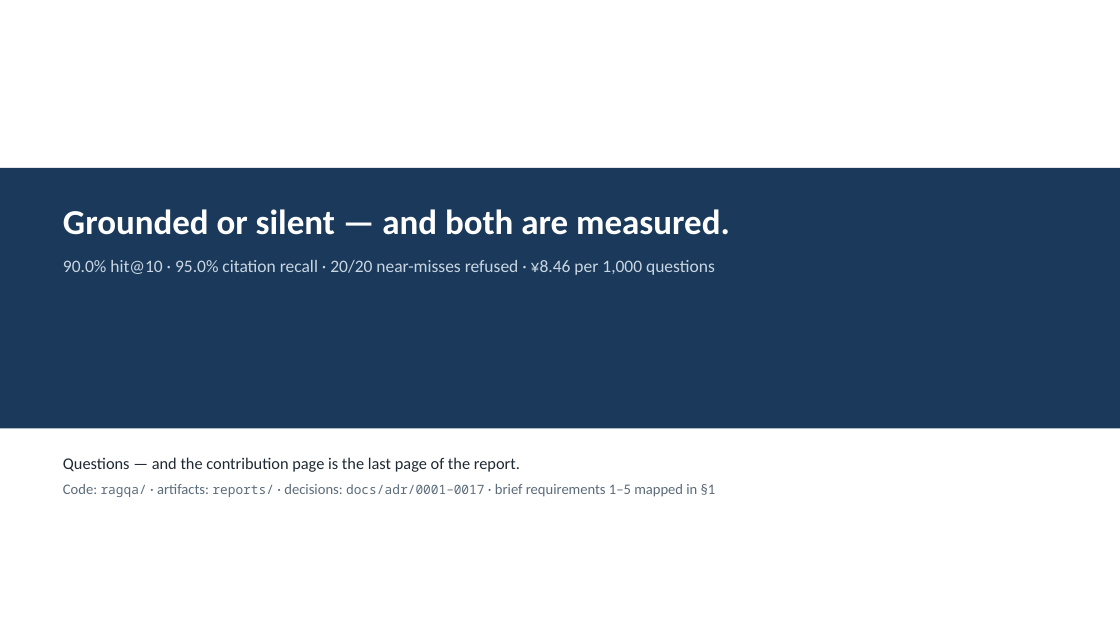
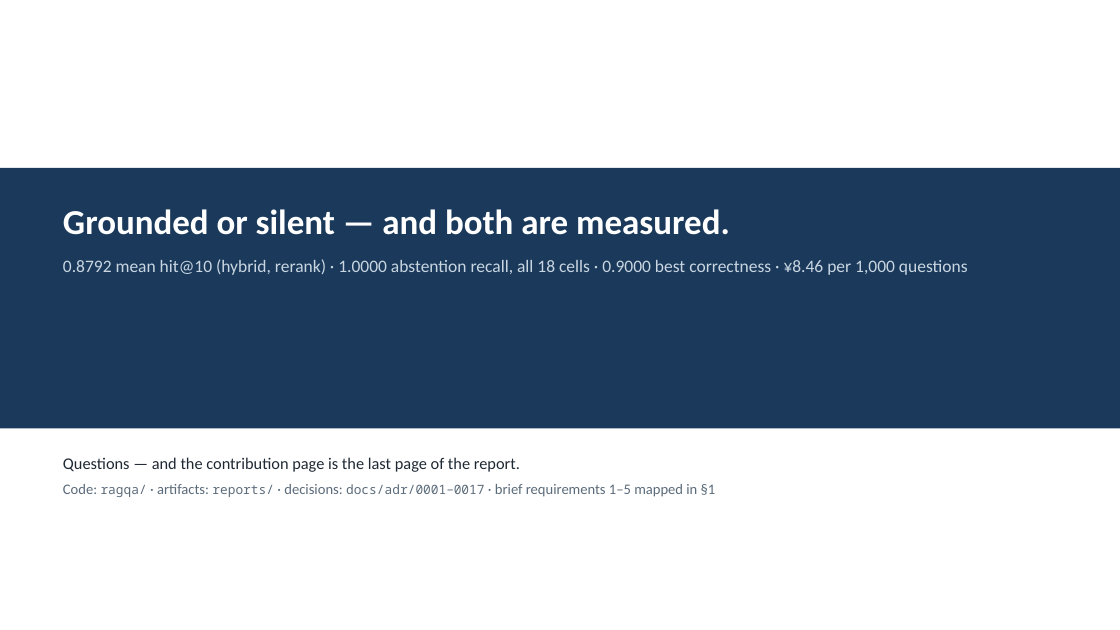
Before and after one commit to JHB11Hinson/cs5481-topic5-rag, a slide deck: slide 15 of reports/slides.pptx (slide 14 before the commit). Drawn at 1120x630 pixels with LibreOffice and Linux fonts; fonts in the diff are those of the drawing. Boxes give left, top, right and bottom in pixels: in the first picture for what was removed or moved away, otherwise in the second. Text is boxed around its words. In the diff, an @@ line names an element or a change of style, - is before the commit and + after.

Commit message:
report(ticket 17): final numbers pass — eighteen cells, chunking, correctness, corrected costs

```diff
--- a/reports/slides.pptx
+++ b/reports/slides.pptx
@@ text at box(63, 259, 968, 275): text changed @@
-90.0% hit@10 · 95.0% citation recall · 20/20 near-misses refused · ¥8.46 per 1,000 questions
+0.8792 mean hit@10 (hybrid, rerank) · 1.0000 abstention recall, all 18 cells · 0.9000 best correctness · ¥8.46 per 1,000 questions
```
Also in this commit, not shown: 8 other slides changed, 4 slides added, 3 slides removed, 16 other files.
